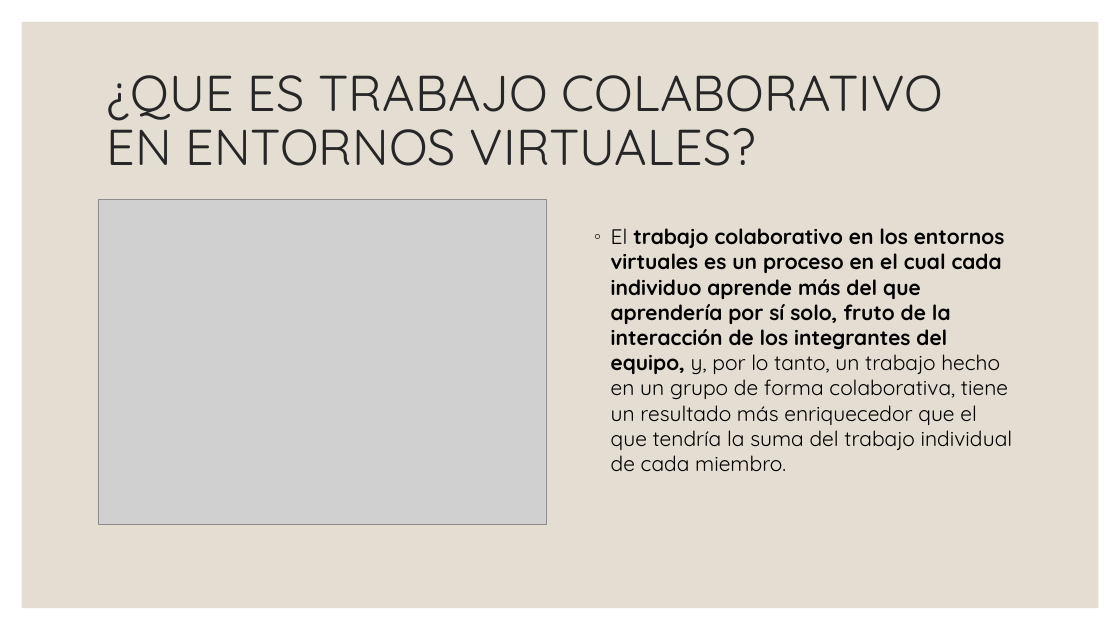
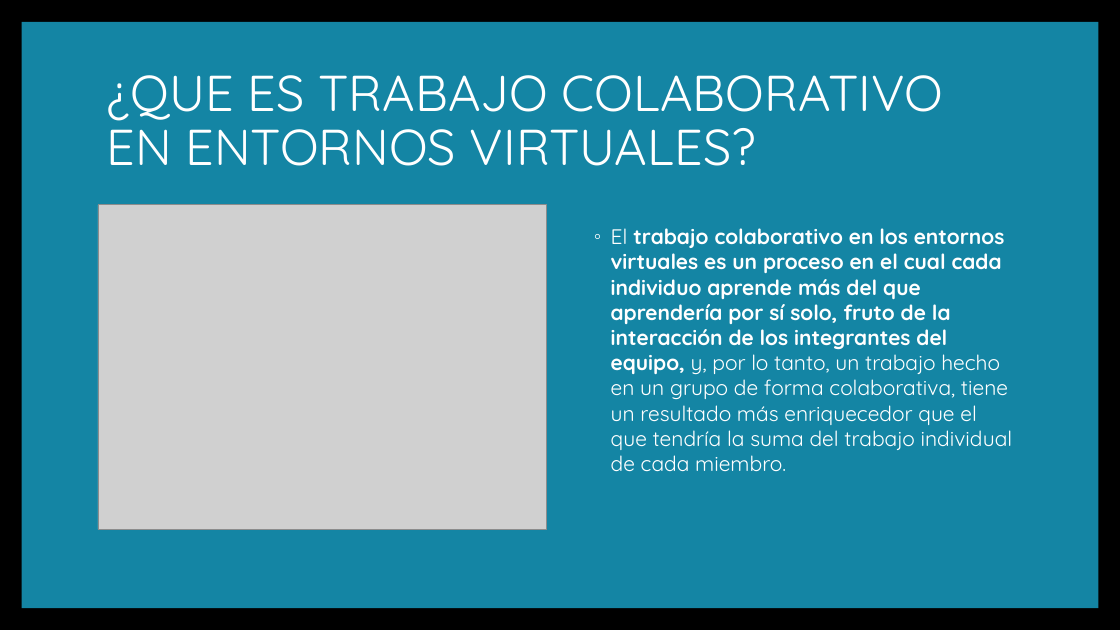
Before and after one commit to Jessica-Bonilla/PruebasTIC2019, a slide deck: slide 4 of Trabajo colaborativo.pptx. Drawn at 1120x630 pixels with LibreOffice and Linux fonts; fonts in the diff are those of the drawing; grey boxes stand for pictures; background and template pictures are left out. Boxes give left, top, right and bottom in pixels: in the first picture for what was removed or moved away, otherwise in the second. Text is boxed around its words. In the diff, an @@ line names an element or a change of style, - is before the commit and + after.

```diff
--- a/Trabajo colaborativo.pptx
+++ b/Trabajo colaborativo.pptx
@@ background #FFFFFF to picture (left out) @@
@@ rectangle at (22, 22, 1099, 608): fill #E3DED1 to #1485A4 @@
@@ title "¿QUE ES TRABAJO COLABORATIVO EN ..." at (106, 75, 943, 166): text colour #262626 to #FFFFFF @@
@@ picture: place and size @@
-picture at (98, 199, 547, 524)
+picture at (98, 205, 547, 530)
@@ text "El trabajo colaborativo en los ..." at (611, 228, 1013, 471): text colour #000000 to #FFFFFF; bullet colour #262626 to #FFFFFF @@
```
Also in this commit, not shown: 7 other slides changed, 2 other files.
